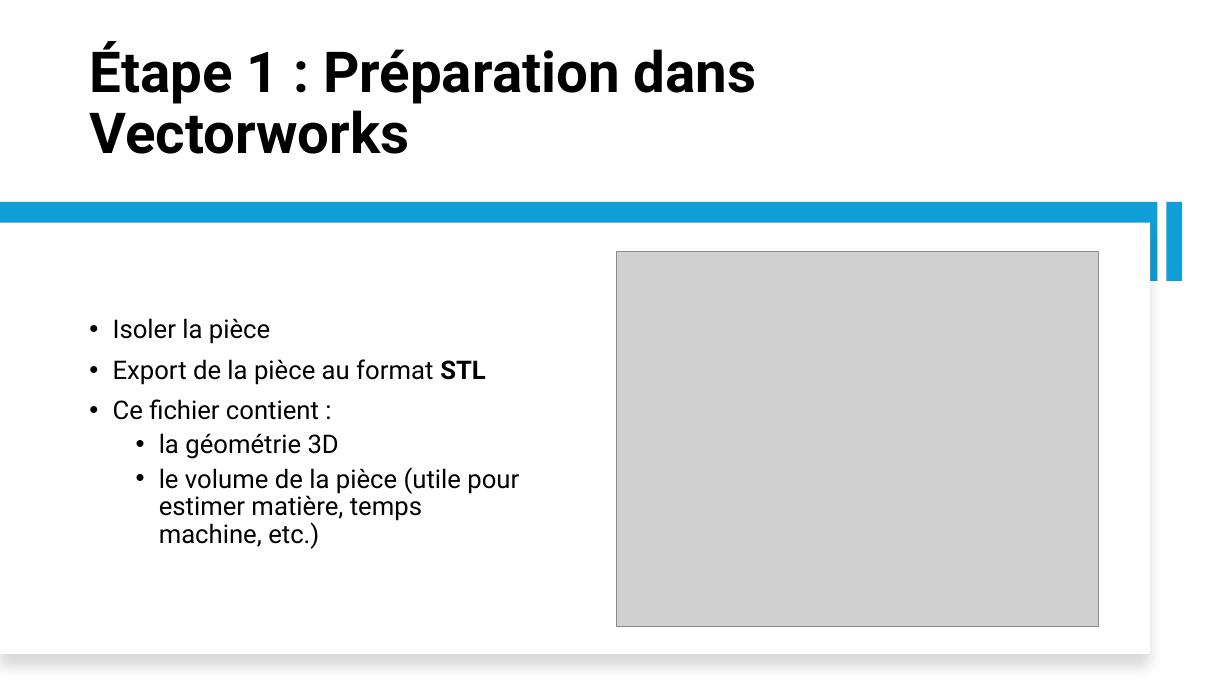
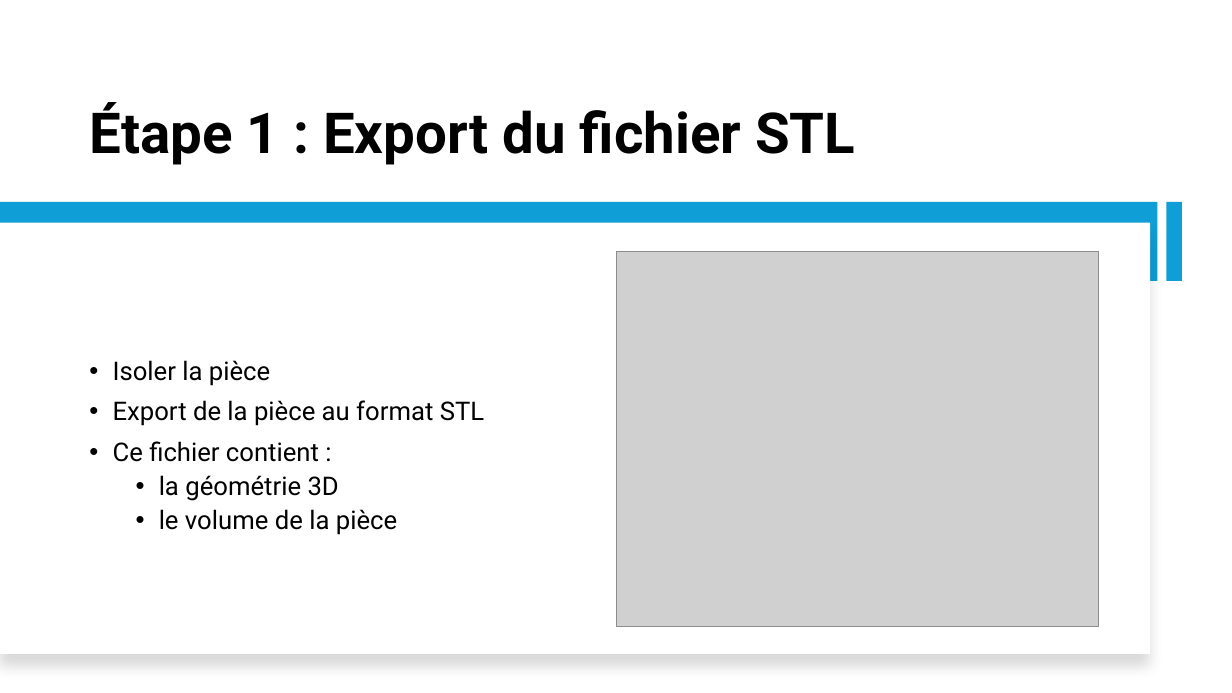
Before and after one commit to IzowRM/Stage-Cetic, a slide deck: slide 3 of Doc Slide/Pluo/Slide_Pluo.pptx. Drawn at 1232x693 pixels with LibreOffice and Linux fonts; fonts in the diff are those of the drawing; grey boxes stand for pictures. Boxes give left, top, right and bottom in pixels: in the first picture for what was removed or moved away, otherwise in the second. Text is boxed around its words. In the diff, an @@ line names an element or a change of style, - is before the commit and + after.

```diff
--- a/Doc Slide/Pluo/Slide_Pluo.pptx
+++ b/Doc Slide/Pluo/Slide_Pluo.pptx
@@ title at (x1=89, y1=102, x2=855, y2=165): text changed @@
-Étape 1 : Préparation dans Vectorworks
+Étape 1 : Export du fichier STL
@@ text at (x1=113, y1=400, x2=484, y2=426): bold off in "STL" @@
@@ text at (x1=159, y1=509, x2=397, y2=535): text changed @@
-  • le volume de la pièce (utile pour estimer matière, temps machine, etc.)
+  • le volume de la pièce
```
Also in this commit, not shown: 3 other slides changed, 1 slide added, 1 other file.
